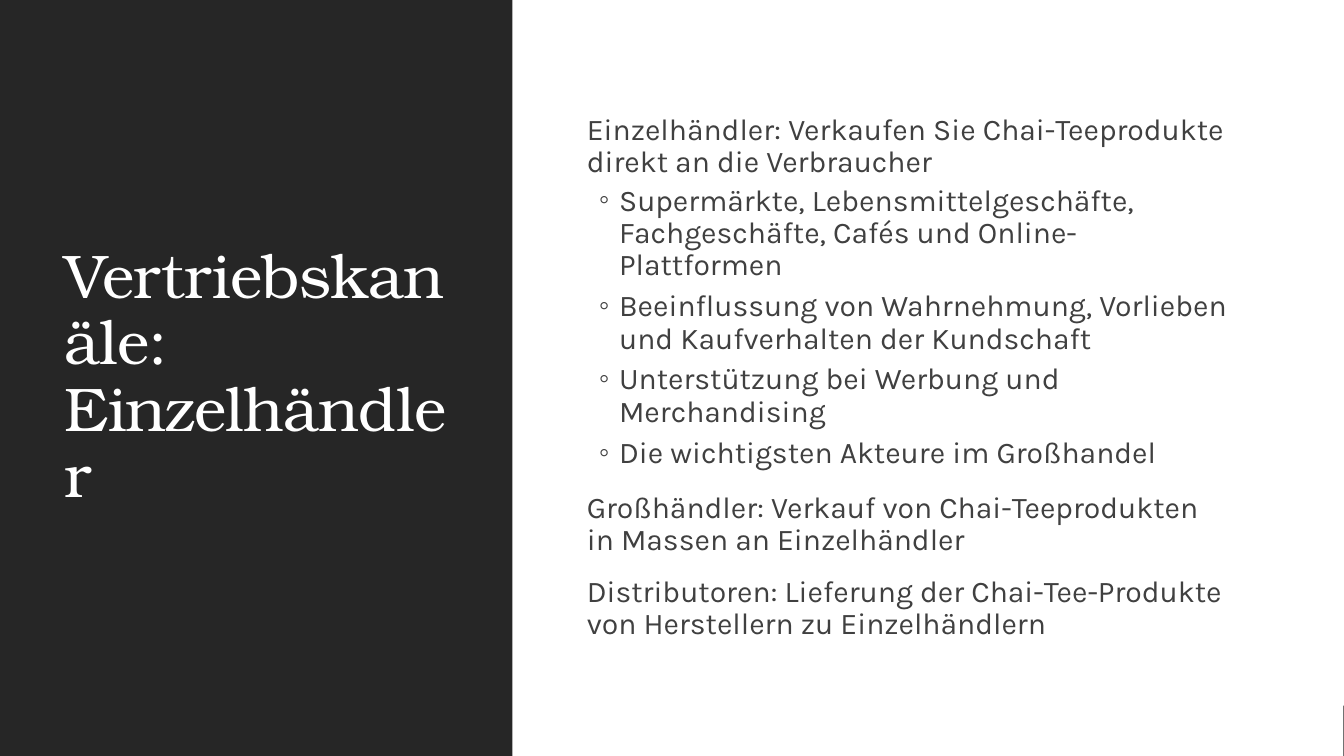
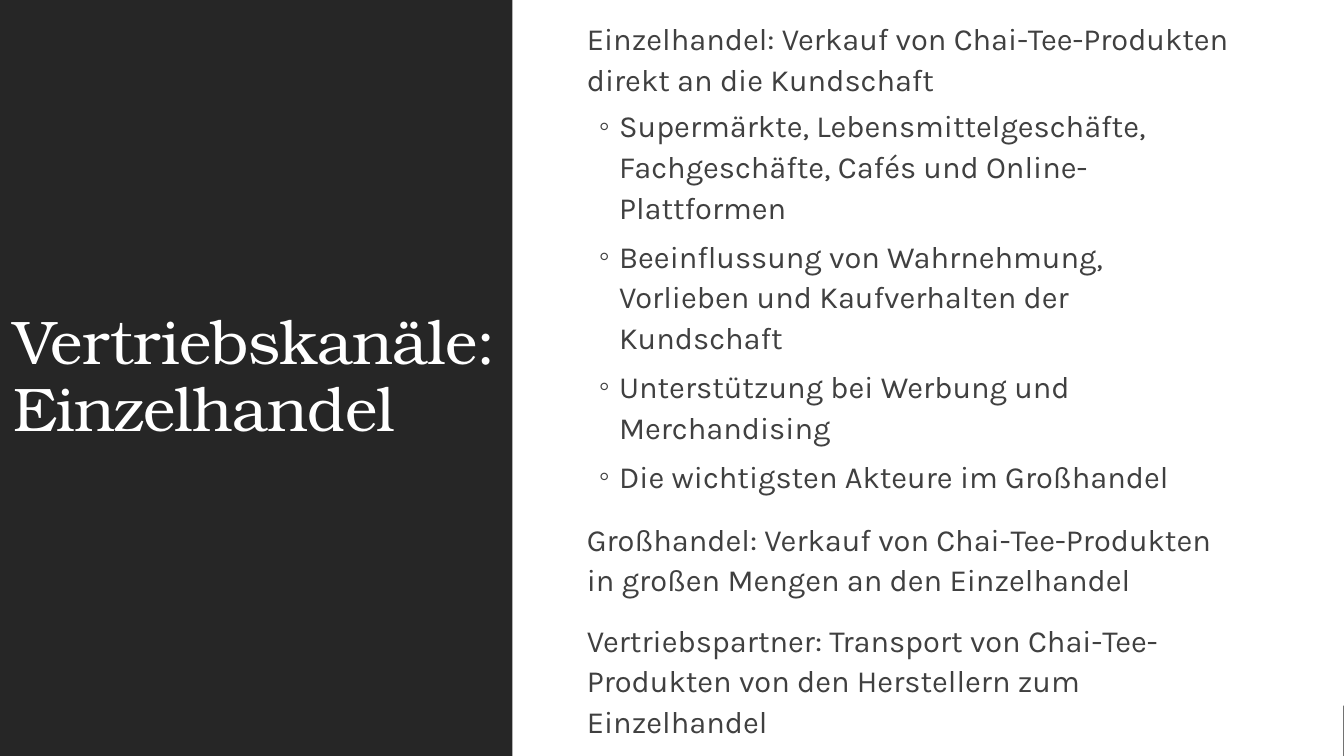
Before and after one commit to MicrosoftLearning/MS-4004-Empower-workforce-copilot-use-cases.de-de, a slide deck: slide 8 of ResourceFiles/Mystic Spice Premium Chai Market Analysis Presentation.pptx. Drawn at 1344x756 pixels with LibreOffice and Linux fonts; fonts in the diff are those of the drawing. Boxes give left, top, right and bottom in pixels: in the first picture for what was removed or moved away, otherwise in the second. Text is boxed around its words. In the diff, an @@ line names an element or a change of style, - is before the commit and + after.

```diff
--- a/ResourceFiles/Mystic Spice Premium Chai Market Analysis Presentation.pptx
+++ b/ResourceFiles/Mystic Spice Premium Chai Market Analysis Presentation.pptx
@@ text at [587, 29, 1229, 92]: text changed; size 21.4 to 22 pt @@
-  Einzelhändler: Verkaufen Sie Chai-Teeprodukte direkt an die Verbraucher
+  Einzelhandel: Verkauf von Chai-Tee-Produkten direkt an die Kundschaft
@@ text at [619, 116, 1168, 495]: size 21.4 to 22 pt in "Supermärkte, Lebensmittelgeschäfte, Fachgeschäfte, Cafés und ...", "Beeinflussung von Wahrnehmung, Vorlieben und Kaufverhalten d ...", "Unterstützung bei Werbung und Merchandising", "Die wichtigsten Akteure im Großhandel"; line spacing 0.9 to 1.1 @@
@@ title at [13, 320, 496, 432]: text changed @@
-Vertriebskanäle: Einzelhändler
+Vertriebskanäle: Einzelhandel
@@ text at [587, 530, 1211, 734]: text changed; size 21.4 to 22 pt @@
-  Großhändler: Verkauf von Chai-Teeprodukten in Massen an Einzelhändler
-  Distributoren: Lieferung der Chai-Tee-Produkte von Herstellern zu Einzelhändlern
+  Großhandel: Verkauf von Chai-Tee-Produkten in großen Mengen an den Einzelhandel
+  Vertriebspartner: Transport von Chai-Tee-Produkten von den Herstellern zum Einzelhandel
```
Also in this commit, not shown: 12 other slides changed, 18 other files.
